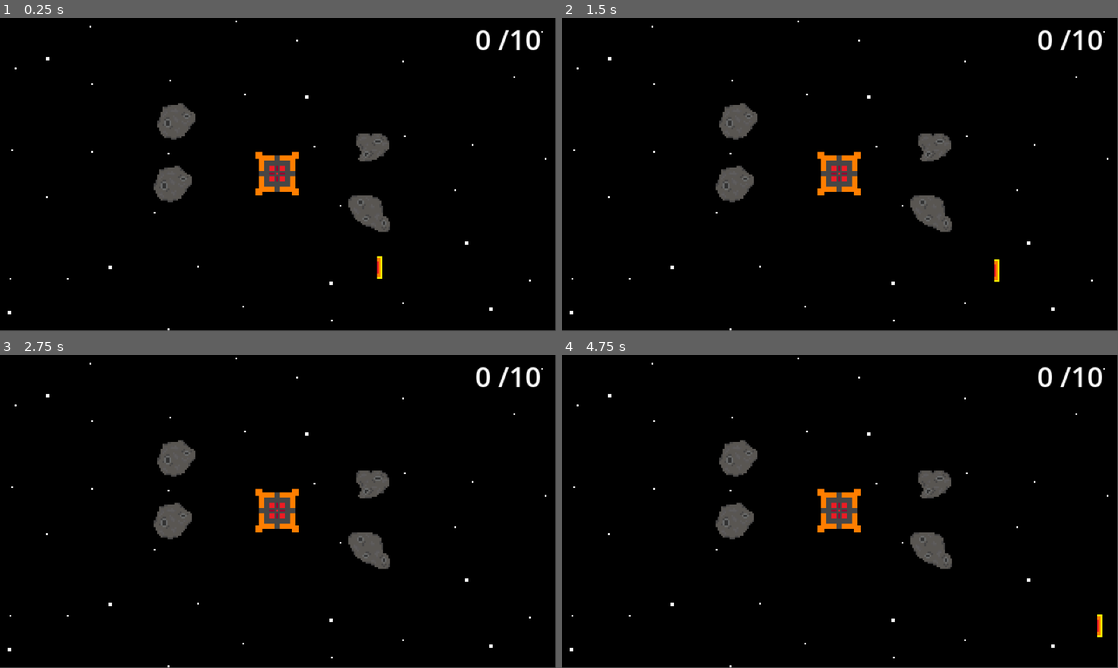
Above: before the commit, frames 1-4 (two rows, left to right).
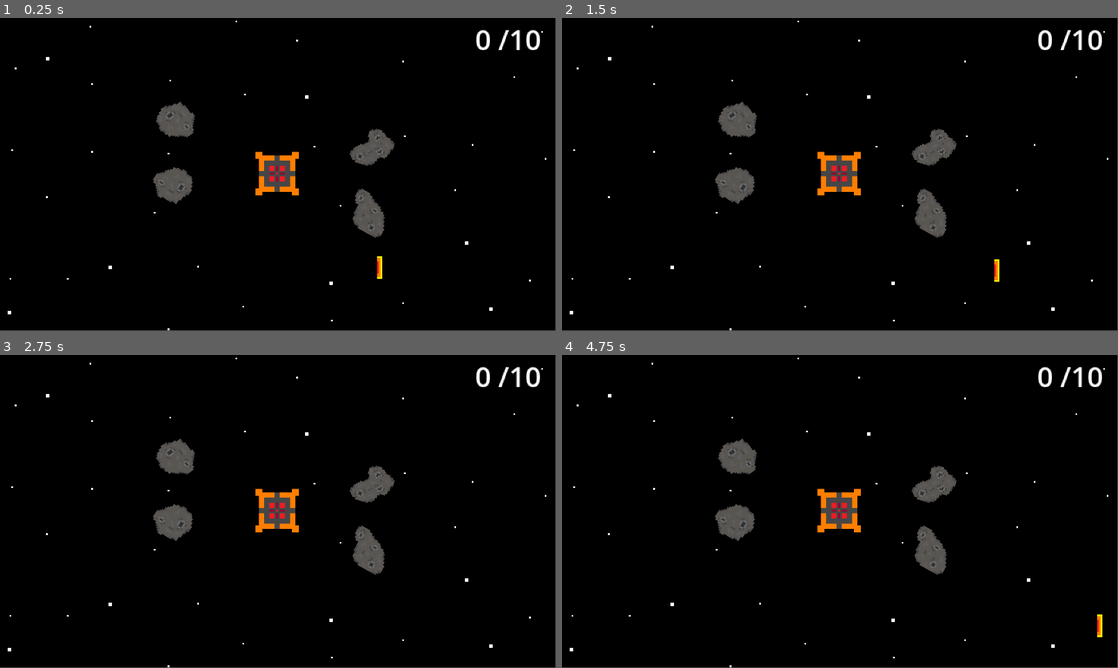
Above: after the commit, the same moments.

Repository: ima-cow/Space-asteroid-miner
Game: Godot game, scene res://scenes/game.tscn
The game is run twice, just before and just after one commit, with the same random seed, the same clock (stepped at 60 frames per second) and the same inputs.
Inputs (mouse positions are in pixels of both pictures, inside the frame that each line leads up to):
- Up to frame 1 (0.25 s): no input
- Up to frame 2 (1.5 s): tap Enter at 0.5 s; move the mouse to (734, 183) at 0.52 s; hold D (right) 0.53-1.28 s; hold Space (beam) 0.53-1.28 s; click (734, 183) at 0.67 s; move the mouse to (934, 146) at 1.27 s; hold S (down) from 1.28 s (still down); tap Space (beam) at 1.35 s; click (934, 146) at 1.42 s
- Up to frame 3 (2.75 s): tap Space (beam) at 2 s; move the mouse to (366, 549) at 2.02 s; release S (down) at 2.03 s; hold D (right) from 2.03 s (still down); hold Space (beam) from 2.03 s (still down); click (366, 549) at 2.17 s
- Up to frame 4 (4.75 s): tap Enter at 2.75, 4.25 s; move the mouse to (739, 458) at 2.77 s; release D (right) at 2.78 s; release Space (beam) at 2.78 s; hold W (up) 2.78-3.53 s; tap Space (beam) at 2.85, 3.5, 4.35 s; click (739, 458) at 2.92 s; move the mouse to (1006, 558) at 3.52 s; hold Space (beam) 3.53-4.28 s; hold A (left) from 3.53 s (still down); click (1006, 558) at 3.67 s; move the mouse to (673, 464) at 4.27 s; click (673, 464) at 4.42 s

The runs differ from the first frame. In frame 1, 1.0% of the frame differs, in the area x 27-71%, y 26-71%; in frame 2, 1.0%; in frame 3, 1.0%; in frame 4, 1.0%.

Commit message:
got all asteroids working

Diff:
--- a/scenes/asteroid.tscn
+++ b/scenes/asteroid.tscn
@@ -1,8 +1,13 @@
-[gd_scene load_steps=6 format=3 uid="uid://stex3fnk2qly"]
+[gd_scene load_steps=11 format=3 uid="uid://stex3fnk2qly"]
 
 [ext_resource type="Script" uid="uid://dpx727y447wvh" path="res://scripts/asteroid.gd" id="1_6mo6b"]
 [ext_resource type="Texture2D" uid="uid://bhge7l4pu8mis" path="res://assets/gem.png" id="2_pnq5b"]
 [ext_resource type="Texture2D" uid="uid://do1hy8a0gxlco" path="res://assets/asteroid_1.png" id="3_t4se3"]
+[ext_resource type="Texture2D" uid="uid://bmehst4drtdmg" path="res://assets/asteroid_2.png" id="3_x1lus"]
+[ext_resource type="Texture2D" uid="uid://ceq2a8ua7ohf7" path="res://assets/asteroid_3.png" id="4_71tyo"]
+[ext_resource type="Texture2D" uid="uid://d1qsm5bqky4bh" path="res://assets/asteroid_4.png" id="5_jm418"]
+[ext_resource type="Texture2D" uid="uid://dcmlx05ipuque" path="res://assets/asteroid_5.png" id="6_osw8w"]
+[ext_resource type="Texture2D" uid="uid://c0tyb3cs5lp05" path="res://assets/asteroid_6.png" id="7_2wa65"]
 
 [sub_resource type="CircleShape2D" id="CircleShape2D_pwrvu"]
 radius = 3.0
@@ -12,6 +17,7 @@
 
 [node name="Asteroid" type="Node2D"]
 script = ExtResource("1_6mo6b")
+textures = Array[Texture2D]([ExtResource("3_t4se3"), ExtResource("3_x1lus"), ExtResource("4_71tyo"), ExtResource("5_jm418"), ExtResource("6_osw8w"), ExtResource("7_2wa65")])
 
 [node name="RigidBody" type="RigidBody2D" parent="."]
 input_pickable = true
--- a/scripts/asteroid.gd
+++ b/scripts/asteroid.gd
@@ -5,7 +5,7 @@
 @onready var original_image:Image
 @onready var ship:RigidBody2D = $"../../Ship"
 
-var textures:Array[Texture2D] = [preload("res://assets/asteroid_1.png"), preload("res://assets/asteroid_2.png"), preload("res://assets/asteroid_3.png")]
+@export var textures:Array[Texture2D]
 
 const SMASH_ANGLE_DEVIATION_START := 24
 const SMASH_ANGLE_DEVIATION_RATE := -2
@@ -17,7 +17,7 @@
 	var rand_texture = textures[randi_range(0, textures.size()-1)]
 	original_sprite.texture = rand_texture
 	original_image = rand_texture.get_image()
-	#rotation_degrees = randi_range(0, 360)
+	rotation_degrees = randi_range(0, 360)
 
 var prev_velocity := Vector2.ZERO
 func _physics_process(_delta: float) -> void:
@@ -73,8 +73,7 @@
 func _generate_chunk_collider(prev_angle: float, cur_angle:float) -> CollisionPolygon2D:
 	var collider := CollisionPolygon2D.new()
 	var polygon: PackedVector2Array
-
-	var radius := 0.0
+	var radius := -sqrt(pow(original_image.get_width()/2.8, 2)+pow(original_image.get_height()/2.8, 2))
 
 	polygon.append(Vector2(radius*cos(deg_to_rad(prev_angle)), radius*sin(deg_to_rad(prev_angle))))
 	polygon.append(Vector2(radius*cos(deg_to_rad(cur_angle)), radius*sin(deg_to_rad(cur_angle))))
@@ -84,26 +83,6 @@
 
 	return collider
 
-func _get_edge_points() -> void:
-	for x in original_image.get_width():
-		for y in original_image.get_height():
-			if original_image.get_pixel(x, y).a != 0 and (x == original_image.get_width()-1 or y == original_image.get_height()-1 or x == 0 or y == 0):
-				edge_points.append(Vector2i(x, y))
-			elif original_image.get_pixel(x, y).a != 0 and original_image.get_pixel(x+1, y).a == 0:
-				edge_points.append(Vector2i(x, y))
-			elif original_image.get_pixel(x, y).a != 0 and original_image.get_pixel(x-1, y).a == 0:
-				edge_points.append(Vector2i(x, y))
-			elif original_image.get_pixel(x, y).a != 0 and original_image.get_pixel(x, y+1).a == 0:
-				edge_points.append(Vector2i(x, y))
-			elif original_image.get_pixel(x, y).a != 0 and original_image.get_pixel(x, y-1).a == 0:
-				edge_points.append(Vector2i(x, y))
-
-	for vec in edge_points:
-		var cords_in_original := Vector2(vec.x-(original_image.get_width()/2.0), vec.y-(original_image.get_width()/2.0))
-		var angle_of_pixel := rad_to_deg(atan2(cords_in_original.y, cords_in_original.x))
-		print(vec," : ",angle_of_pixel+180)
-
-	#print("exec")
 
 func _generate_chunk_mass(prev_angle: float, cur_angle:float) -> float:
 	var radius := -sqrt(pow(original_image.get_width()/2.8, 2)+pow(original_image.get_height()/2.8, 2))
@@ -113,30 +92,37 @@
 
 	return area_under_arc/area
 
-func _on_rigid_body_input_event(viewport: Node, event: InputEvent, shape_idx: int) -> void:
-	if event is InputEventMouseButton:
-		_get_edge_points()
+#for vec in edge_points:
+	#var cords_in_original := Vector2(vec.x-(original_image.get_width()/2.0), vec.y-(original_image.get_width()/2.0))
+	#var angle_of_pixel := rad_to_deg(atan2(cords_in_original.y, cords_in_original.x))
+	#edge_point_angles.append(angle_of_pixel+180)
 
-#func test():
-	#var prev_angle := 0.0
-	#var num_pieces := 5
+#func _on_rigid_body_input_event(viewport: Node, event: InputEvent, shape_idx: int) -> void:
+	#if event is InputEventMouseButton:
+
+#func _get_edge_points() -> void:
+	#for x in original_image.get_width():
+		#for y in original_image.get_height():
+			#if original_image.get_pixel(x, y).a != 0 and (x == original_image.get_width()-1 or y == original_image.get_height()-1 or x == 0 or y == 0):
+				#edge_points.append(Vector2i(x, y))
+			#elif original_image.get_pixel(x, y).a != 0 and original_image.get_pixel(x+1, y).a == 0:
+				#edge_points.append(Vector2i(x, y))
+			#elif original_image.get_pixel(x, y).a != 0 and original_image.get_pixel(x-1, y).a == 0:
+				#edge_points.append(Vector2i(x, y))
+			#elif original_image.get_pixel(x, y).a != 0 and original_image.get_pixel(x, y+1).a == 0:
+				#edge_points.append(Vector2i(x, y))
+			#elif original_image.get_pixel(x, y).a != 0 and original_image.get_pixel(x, y-1).a == 0:
+				#edge_points.append(Vector2i(x, y))
 	#
-	#for i in num_pieces:
-		#var poly := Polygon2D.new()
-		#
-		#var cur_angle:float
-		#if i == num_pieces-1:
-			#cur_angle = 360.0
-		#else:
-			#cur_angle = prev_angle + randfn(360.0/num_pieces, SMASH_ANGLE_DEVIATION_START+SMASH_ANGLE_DEVIATION_RATE*num_pieces)
-		#
-		#var polygon: PackedVector2Array
-		#var radius := -sqrt(pow(original_image.get_width()/2.8, 2)+pow(original_image.get_height()/2.8, 2))
-		#
-		#polygon.append(Vector2(radius*cos(deg_to_rad(prev_angle)), radius*sin(deg_to_rad(prev_angle))))
-		#polygon.append(Vector2(radius*cos(deg_to_rad(cur_angle)), radius*sin(deg_to_rad(cur_angle))))
-		#polygon.append(Vector2(0, 0))
-		#
-		#poly.set_polygon(polygon)
-		#poly.color = Color(randf(), randf(), randf())
-		#add_child(poly)
+		#_get_edge_points()
+
+#func _get_closest_angle(target:float, angles:Array[float]) -> float:
+	#var closest_diff = INF
+	#var res: float
+	#
+	#for angle in angles:
+		#var diff:float = abs(angle-target)
+		#if diff < closest_diff:
+			#res = angle
+	#
+	#return res
Binary file changed: assets/asteroid_2.png
Binary file changed: assets/asteroid_3.png
Binary file added: assets/asteroid_4.png
Not shown, added: assets/asteroid_4.png.import
Binary file added: assets/asteroid_5.png
Not shown, added: assets/asteroid_5.png.import
Binary file added: assets/asteroid_6.png
Not shown, added: assets/asteroid_6.png.import
